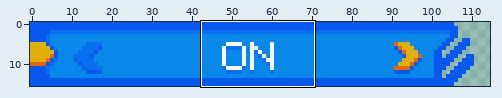
One commit to this pixel-art file: src/textures/title/option.tim/setting_1_0/setting_1_0.tim.aseprite. The first picture is a wide view before the edit; the outline marks the close-up.
Close-up. Before the edit:
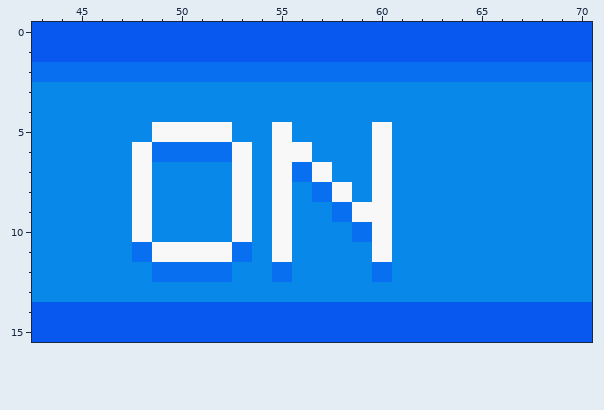
128x16 pixels, 1 frame. Shown: x 43..70, y 0..15. The wide view leaves out empty margins.
The result:
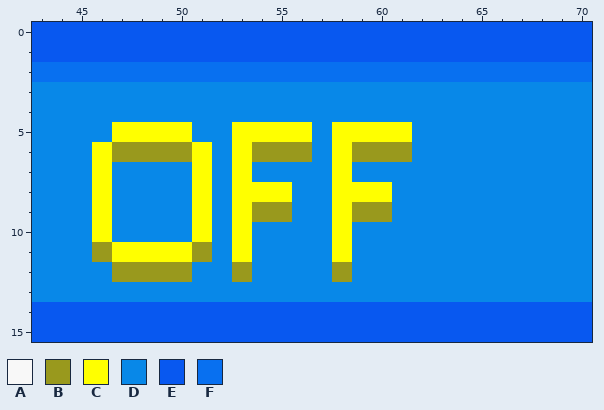
Palette (. is transparent): A #f8f8f8  B #99991d  C #ffff00  D #0888e8  E #0858f0  F #0870f0
The exact change:
y 5: x 47..56 DDAAAADDAD -> CCCCDDCCCC; x 58..61 DDAD -> CCCC
y 6: x 46..56 DDAFFFFADAA -> CBBBBCDCBBB; x 58..61 DDAD -> CBBB
y 7: x 46 D -> C; x 48 A -> D; x 51 D -> C; x 53 A -> C; x 55..58 AFAD -> DDDC; x 60 A -> D
y 8: x 46 D -> C; x 48 A -> D; x 51 D -> C; x 53..55 ADA -> CCC; x 57..60 FADA -> DCCC
y 9: x 46 D -> C; x 48 A -> D; x 51 D -> C; x 53..55 ADA -> CBB; x 58..60 FAA -> CBB
y 10: x 46 D -> C; x 48 A -> D; x 51 D -> C; x 53 A -> C; x 55 A -> D; x 58..60 DFA -> CDD
y 11: x 46..53 DDFAAAAF -> BCCCCBDC; x 55 A -> D; x 58 D -> C; x 60 A -> D
y 12: x 47..53 DDFFFFD -> BBBBDDB; x 55 F -> D; x 58 D -> B; x 60 F -> D
Changed places in both close-ups, as pixel boxes (x1, y1, x2, y2):
changed: (92, 122, 412, 282)
